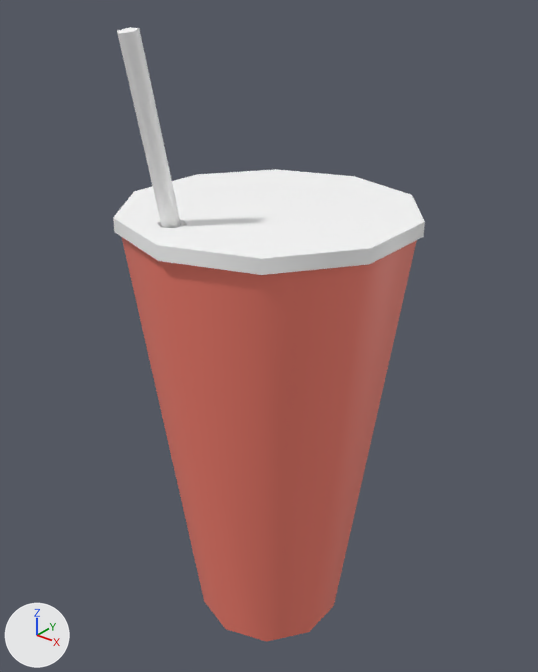
The FBX model Assets/_Project/Environment/Meshes/StrawCup_Mesh.fbx: old version first, new version second.
Camera for both pictures: a 50 mm camera at (0.14, -0.175, 0.22) aimed at (-0.002, 0.002, 0.11). Lighting does not change. The marker at lower left points along +X, +Y and +Z. The older version comes first. Where no turn or scale is listed for an object, it has been applied to the vertices.

In view in the first picture: 'Cup', 'Lid', 'Straw'.
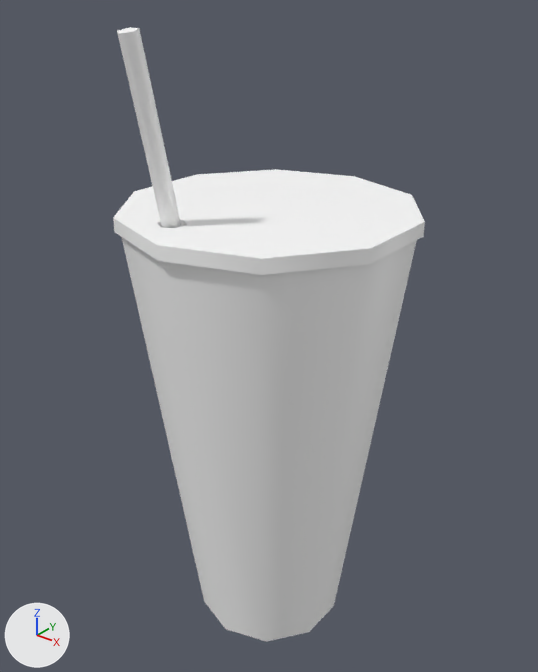
Pixel boxes [x1, y1, x2, y2] of what changed, in the pictures (538 x 672 px):
'Cup', recoloured (red to white): [122, 237, 417, 642] in both

What changed in the scene script:
```text
Change me_mesh:
    where me_mesh.from_pydata(...)  # 42 vertices, 50 faces; spans x -0.044..0.044, y -0.046..0.046, z 0.0..0.153
    remove me_mesh.materials.append(mat_cup)  # red #fa8272
    add me_mesh.materials.append(mat_straw)  # white #ffffff
```
